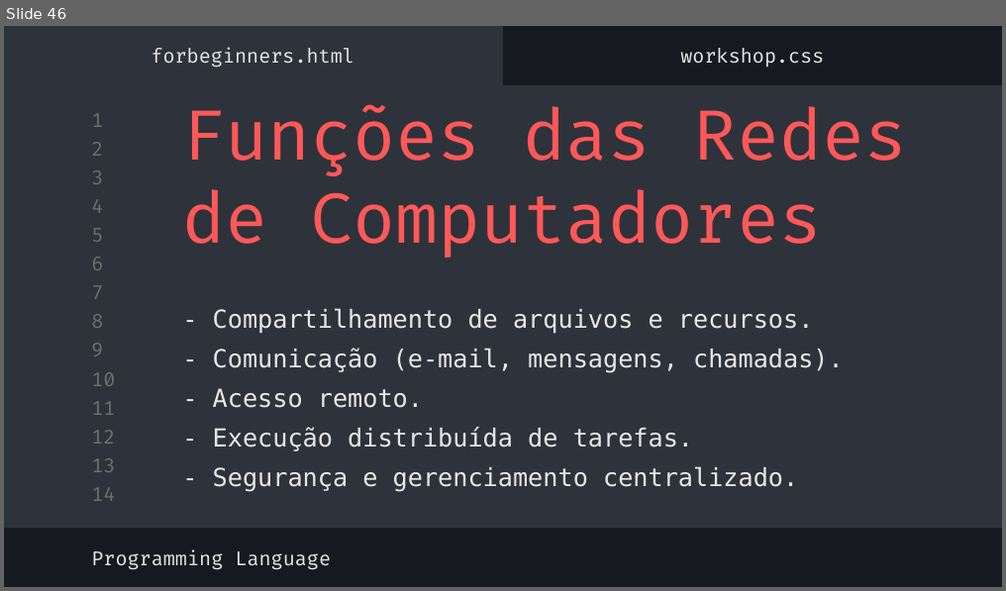
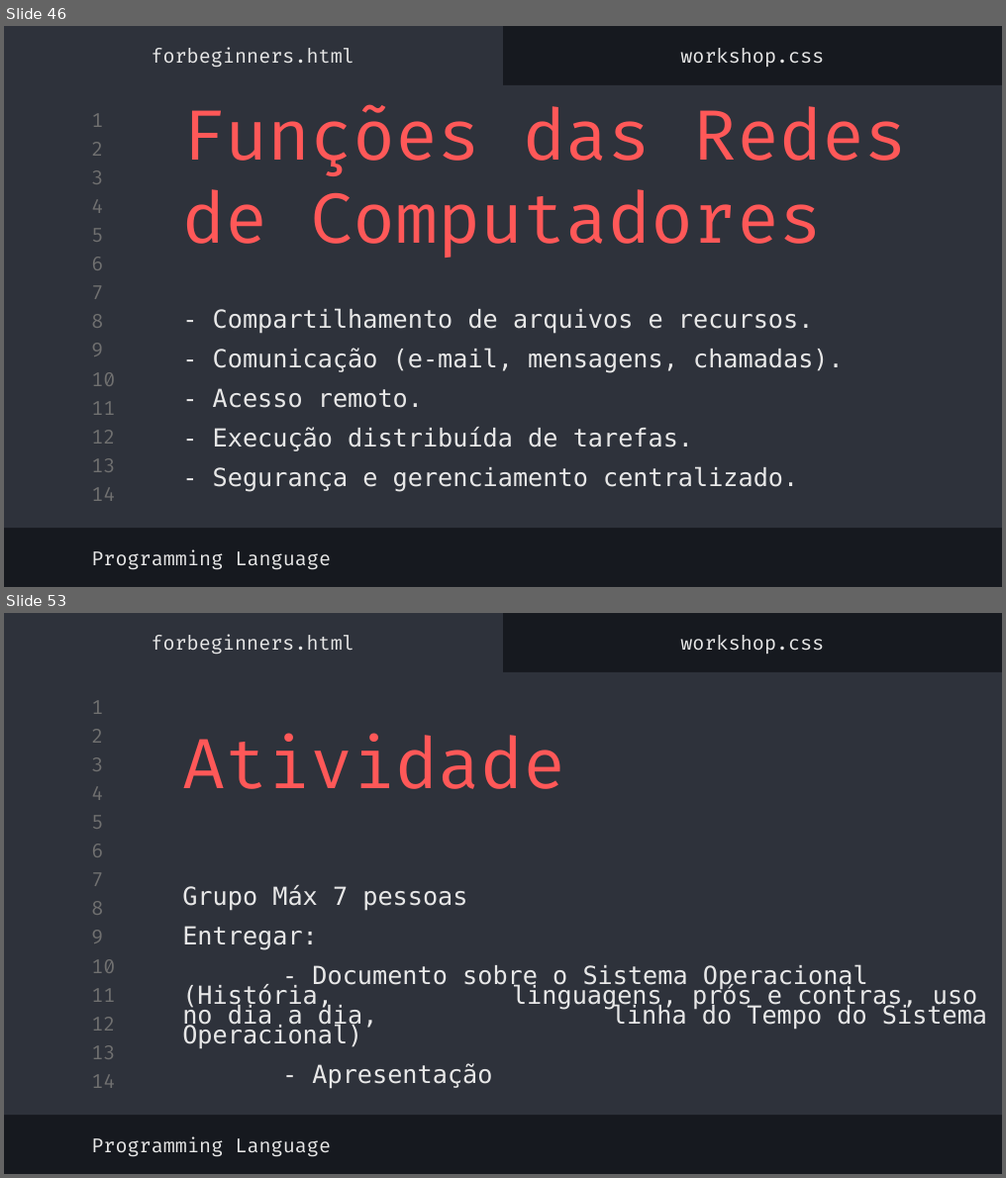
Before and after one commit to MatheusgMoreira/logica_programacao, a slide deck: lógica_de_programação.pptx. Shown one above the other, each under a label of ours: slide 46 before the commit, slides 46 and 53 after it; the slides between them are not shown. The pictures are 1006x591 and 1006x1178 pixels, drawn with LibreOffice and Linux fonts; fonts in the diff are those of the drawing. Boxes give left, top, right and bottom in pixels: in the first picture for what was removed or moved away, otherwise in the second. Text is boxed around its words. In the diff, an @@ line names an element or a change of style, - is before the commit and + after.

```diff
--- a/lógica_de_programação.pptx
+++ b/lógica_de_programação.pptx
@@ slide 53 added at <box>4,613,1002,1174</box>, background #16191F; not listed: 16 template elements that a slide beside it also shows @@
@@ subtitle added at <box>152,635,354,655</box>, 14 pt, text #E7E7E7 @@
+forbeginners.html
@@ subtitle added at <box>680,635,824,654</box>, 14 pt, text #E7E7E7 @@
+workshop.css
@@ title added at <box>182,733,565,789</box>, 50 pt, text #FF5858 @@
+Atividade
@@ title added at <box>182,885,987,1089</box>, 18 pt, text #E7E7E7 @@
+Grupo Máx 7 pessoas
+Entregar:
+- Documento sobre o Sistema Operacional (História, linguagens, prós e contras, uso no dia a dia, linha do Tempo do Sistema Operacional)
+- Apresentação
@@ subtitle added at <box>91,1137,331,1157</box>, 14 pt, text #E7E7E7 @@
+Programming Language
```
Also in this commit, not shown: 6 other slides added, 1 slide removed.
